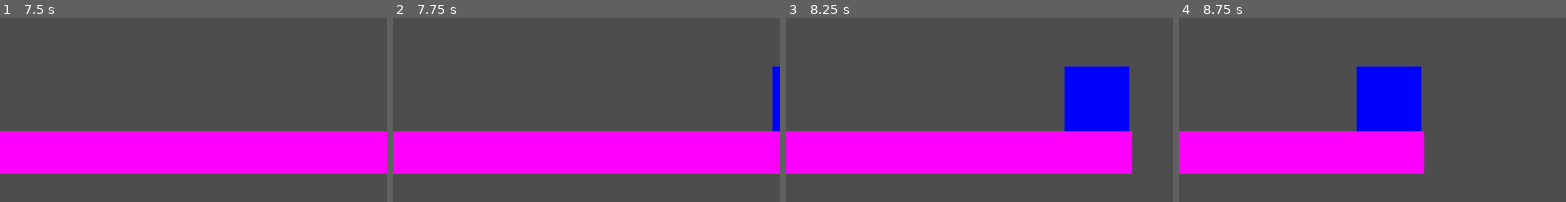
Above: before the commit, frames 1-4 (left to right).
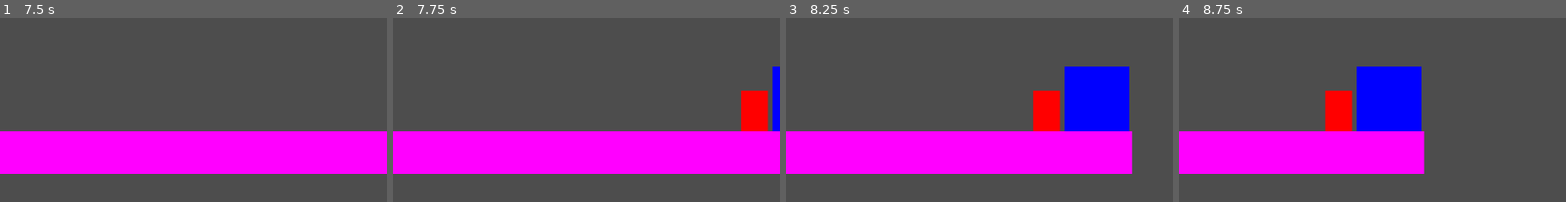
Above: after the commit, the same moments.

Repository: peroman86/BastaWars
Game: Godot game, scene res://scenes/world.tscn
Same seed, same stepped clock (60 frames per second), same inputs: the game is played once before the commit and once after it.
Inputs:
- Up to frame 1 (7.5 s): tap E (collect) at 0.5, 0.6, 1.25, 2, 2.1, 2.75, 3.5, 3.6, 4.25, 5.85, 7.35 s; hold Right (right) 0.53-2.03 s; tap Space (jump) at 0.77, 1.52, 3.02, 3.77, 4.52, 6.77 s; tap F (fire) at 1.35, 2.85, 4.35, 6.6 s; hold Left (left) 2.03-4.28 s; hold Right (right) 4.28-5 s; click "Respawn Players" at 5 s; hold Right (right) from 5.78 s (still down)
- Up to frame 2 (7.75 s): keep holding Right (right); tap Space (jump) at 7.52 s
- Up to frame 3 (8.25 s): keep holding Right (right); tap F (fire) at 8.1 s
- Up to frame 4 (8.75 s): keep holding Right (right); tap Space (jump) at 8.27 s
The pictures show only the part of the screen within x 50-100%, y 43-93%; the shares and areas given below are measured in that part.

Frame 1 is identical in both runs. In frame 2, 1.6% of the frame differs, in the area x 89-97%, y 39-62%; in frame 3, 1.6%, in the area x 63-71%, y 39-62%; in frame 4, 1.6%.
Error before the commit: Invalid call. Nonexistent function 'set_battle_active' in base 'CharacterBody2D (player.gd)'. (res://scripts/game_manager.gd:102)

Commit message:
Fix battle active bug

Diff:
--- a/scripts/player.gd
+++ b/scripts/player.gd
@@ -152,3 +152,8 @@
 	idle_sprite.visible = is_on_floor() and velocity.x == 0
 	moving_sprite.visible = is_on_floor() and velocity.x != 0
 	jump_sprite.visible = not is_on_floor()
+
+func set_battle_active(active: bool):
+	battle_active = active
+	if not battle_active:
+		velocity = Vector2.ZERO
